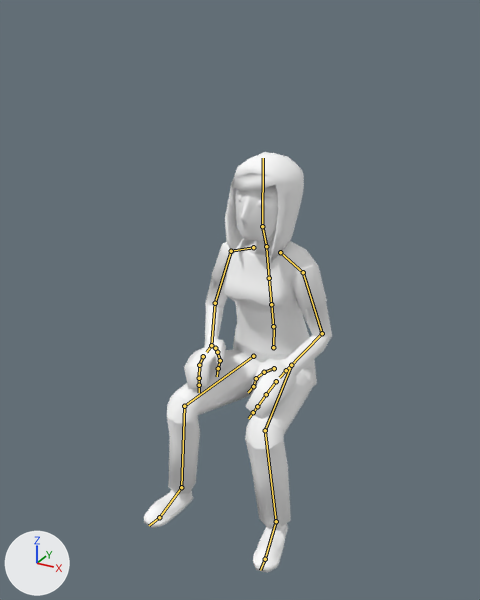
What one commit did to the glTF model frontend/assets/models3d/packs/quaternius-fbx/animated_woman_smooth.glb.
Before and after are seen from a camera (50 mm lens) standing at (1.089, -2.304, 1.91) and looking at (-0.023, -0.283, 0.9). Arrows for +X, +Y and +Z are at lower left; the lights stay in place. The picture after the commit comes second. Both versions are drawn at frame 131 of the action 'idle'; the numbers are the values there. The bones that change, and the others that lie on the model, are drawn over the model as lines.

Objects in the first picture: 'Woman'.
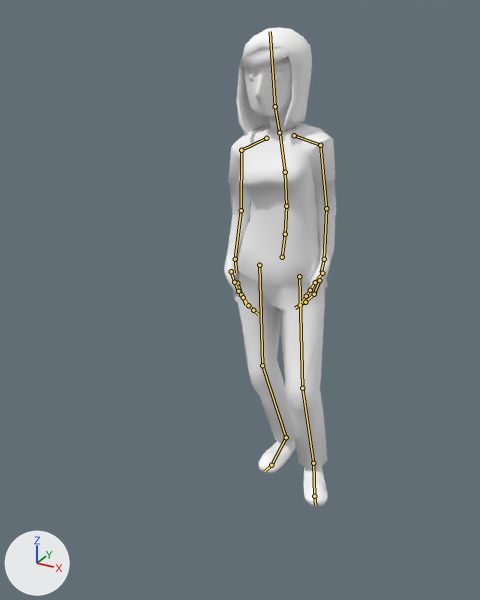
Changed parts and their boxes [x1, y1, x2, y2] in the pictures (480 x 600 px):
'Woman', posed (40% narrower, 14% taller): before [144, 152, 332, 573]; after [224, 27, 336, 506]
bone 'Hips', root to tip: before (273, 347) to (274, 326); after (282, 257) to (285, 234)
bone 'Spine', root to tip: before (273, 326) to (271, 304); after (285, 234) to (286, 206)
bone 'Spine1', root to tip: before (271, 304) to (269, 278); after (286, 206) to (285, 172)
bone 'Spine2', root to tip: before (269, 278) to (266, 247); after (285, 172) to (280, 134)
bone 'LeftShoulder', root to tip: before (280, 252) to (303, 272); after (294, 135) to (320, 145)
bone 'LeftArm', root to tip: before (303, 272) to (322, 333); after (320, 145) to (326, 208)
bone 'LeftForeArm', root to tip: before (322, 333) to (286, 370); after (326, 208) to (324, 259)
bone 'LeftHand', root to tip: before (286, 370) to (279, 377); after (324, 259) to (321, 272)
bone 'LeftHandThumb1', root to tip: before (274, 368) to (264, 372); after (322, 273) to (315, 282)
bone 'LeftHandThumb2', root to tip: before (264, 372) to (256, 378); after (315, 282) to (310, 290)
bone 'LeftHandThumb3', root to tip: before (256, 378) to (253, 386); after (310, 290) to (306, 296)
bone 'LeftHandIndex1', root to tip: before (276, 381) to (266, 394); after (319, 280) to (314, 294)
bone 'Neck', root to tip: before (266, 246) to (262, 226); after (279, 132) to (275, 106)
bone 'Head', root to tip: before (262, 226) to (263, 158); after (275, 106) to (270, 31)
bone 'RightShoulder', root to tip: before (253, 247) to (231, 251); after (266, 138) to (241, 150)
bone 'RightArm', root to tip: before (231, 251) to (215, 303); after (241, 150) to (241, 210)
bone 'RightForeArm', root to tip: before (215, 303) to (211, 345); after (241, 210) to (235, 259)
bone 'RightHand', root to tip: before (211, 345) to (206, 352); after (235, 259) to (236, 272)
bone 'RightHandIndex1', root to tip: before (203, 356) to (199, 365); after (237, 283) to (241, 295)
bone 'RightHandThumb1', root to tip: before (215, 348) to (217, 352); after (231, 271) to (234, 282)
bone 'RightHandThumb2', root to tip: before (217, 352) to (220, 360); after (234, 282) to (238, 291)
bone 'RightHandThumb3', root to tip: before (220, 360) to (218, 368); after (238, 291) to (243, 297)
bone 'LeftUpLeg', root to tip: before (291, 365) to (265, 430); after (299, 276) to (302, 388)
bone 'LeftLeg', root to tip: before (265, 430) to (276, 521); after (302, 388) to (313, 463)
bone 'LeftFoot', root to tip: before (276, 521) to (265, 559); after (313, 463) to (314, 496)
bone 'RightUpLeg', root to tip: before (253, 356) to (184, 406); after (259, 265) to (262, 365)
bone 'RightLeg', root to tip: before (184, 406) to (181, 487); after (262, 365) to (286, 437)
bone 'RightFoot', root to tip: before (181, 487) to (159, 517); after (286, 437) to (271, 465)

What the commit changed:
Bone 'Hips' (bone_hips) moves from (-8.0, 162.0, 1.0) to (4.0, 274.0, 3.0).
Bone 'Hips' (bone_hips) turns from (-89, -89, 89) to (74, -84, -74) degrees about its own x, y and z.
Bone 'Spine' (bone_spine) turns from (14, 1, -2) to (1, -1, 3) degrees about its own x, y and z.
Bone 'Spine1' (bone_spine1) turns from (0, 0, 0) to (1, 0, 6) degrees about its own x, y and z.
Bone 'Spine2' (bone_spine2) turns from (0, 0, 0) to (1, 1, 6) degrees about its own x, y and z.
Bone 'LeftShoulder' (bone_leftshoulder) turns from (8, 5, 17) to (4, 7, 12) degrees about its own x, y and z.
Bone 'LeftArm' (bone_leftarm) turns from (54, 4, 26) to (91, 2, 5) degrees about its own x, y and z.
Bone 'LeftForeArm' (bone_leftforearm) turns from (-4, 6, 62) to (-5, 1, 9) degrees about its own x, y and z.
Bone 'LeftHand' (bone_lefthand) turns from (-42, 31, 6) to (14, -27, -1) degrees about its own x, y and z.
Bone 'LeftHandThumb1' (bone_lefthandthumb1) turns from (18, 19, -8) to (35, 21, -1) degrees about its own x, y and z.
Bone 'LeftHandThumb2' (bone_lefthandthumb2) turns from (13, -19, 2) to (-4, -17, -8) degrees about its own x, y and z.
Bone 'LeftHandThumb3' (bone_lefthandthumb3) turns from (-4, -15, -7) to (8, -3, 9) degrees about its own x, y and z.
Bone 'LeftHandIndex1' (bone_lefthandindex1) turns from (8, -1, -5) to (-8, -1, -5) degrees about its own x, y and z.
Bone 'Neck' (bone_neck) turns from (0, -1, 1) to (1, -1, -2) degrees about its own x, y and z.
Bone 'Head' (bone_head) turns from (-16, -7, 0) to (2, -1, -8) degrees about its own x, y and z.
Bone 'RightShoulder' (bone_rightshoulder) turns from (8, -3, 5) to (2, -5, -1) degrees about its own x, y and z.
Bone 'RightArm' (bone_rightarm) turns from (58, 2, -44) to (74, 3, -8) degrees about its own x, y and z.
Bone 'RightForeArm' (bone_rightforearm) turns from (-4, -5, -57) to (-5, -1, -12) degrees about its own x, y and z.
Bone 'RightHand' (bone_righthand) turns from (-26, -44, -17) to (18, 10, 6) degrees about its own x, y and z.
Bone 'RightHandIndex1' (bone_righthandindex1) turns from (-17, -3, 1) to (-22, 2, 5) degrees about its own x, y and z.
Bone 'RightHandThumb1' (bone_righthandthumb1) turns from (10, -3, 10) to (32, -21, 1) degrees about its own x, y and z.
Bone 'RightHandThumb2' (bone_righthandthumb2) turns from (22, 26, 0) to (-5, 17, 7) degrees about its own x, y and z.
Bone 'RightHandThumb3' (bone_righthandthumb3) turns from (-12, 18, 18) to (3, 3, -4) degrees about its own x, y and z.
Bone 'LeftUpLeg' (bone_leftupleg) turns from (82, -12, 6) to (16, -15, 12) degrees about its own x, y and z.
Bone 'LeftLeg' (bone_leftleg) turns from (-82, -2, 6) to (-25, -8, 6) degrees about its own x, y and z.
Bone 'LeftFoot' (bone_leftfoot) turns from (-1, -3, -9) to (6, -11, -3) degrees about its own x, y and z.
Bone 'RightUpLeg' (bone_rightupleg) turns from (83, 8, -7) to (1, 5, 11) degrees about its own x, y and z.
Bone 'RightLeg' (bone_rightleg) turns from (-83, 0, -6) to (-11, 5, 3) degrees about its own x, y and z.
Bone 'RightFoot' (bone_rightfoot) turns from (-2, 7, 3) to (11, -7, -4) degrees about its own x, y and z.
